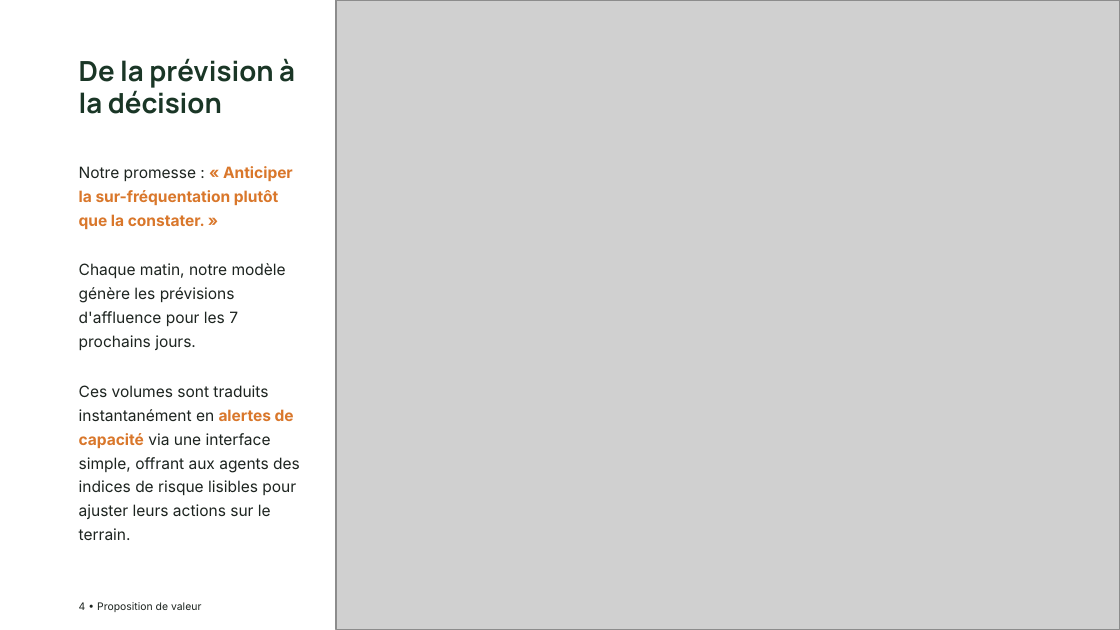
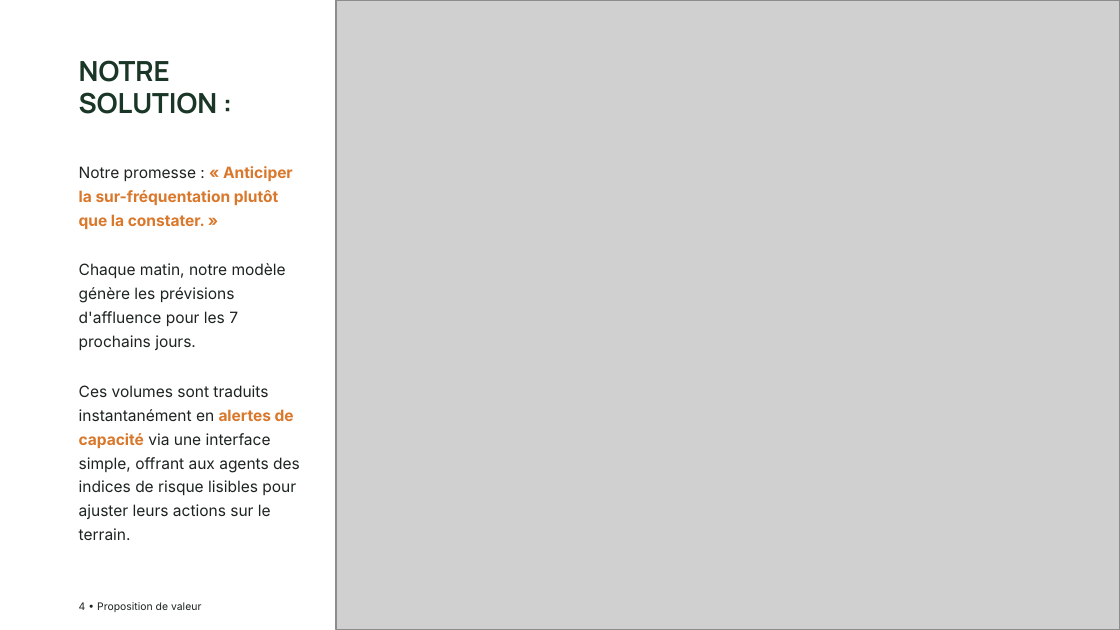
Before and after one commit to Claken/HACKATHON-DGE, a slide deck: slide 4 of Flux touristiques — Anticiper pour mieux préserver.pptx. Drawn at 1120x630 pixels with LibreOffice and Linux fonts; fonts in the diff are those of the drawing; grey boxes stand for pictures; background and template pictures are left out. Boxes give left, top, right and bottom in pixels: in the first picture for what was removed or moved away, otherwise in the second. Text is boxed around its words. In the diff, an @@ line names an element or a change of style, - is before the commit and + after.

```diff
--- a/Flux touristiques — Anticiper pour mieux préserver.pptx
+++ b/Flux touristiques — Anticiper pour mieux préserver.pptx
@@ text at box(79, 60, 218, 114): text changed @@
-De la prévision à la décision
+NOTRE SOLUTION :
```
Also in this commit, not shown: 2 other slides changed.
